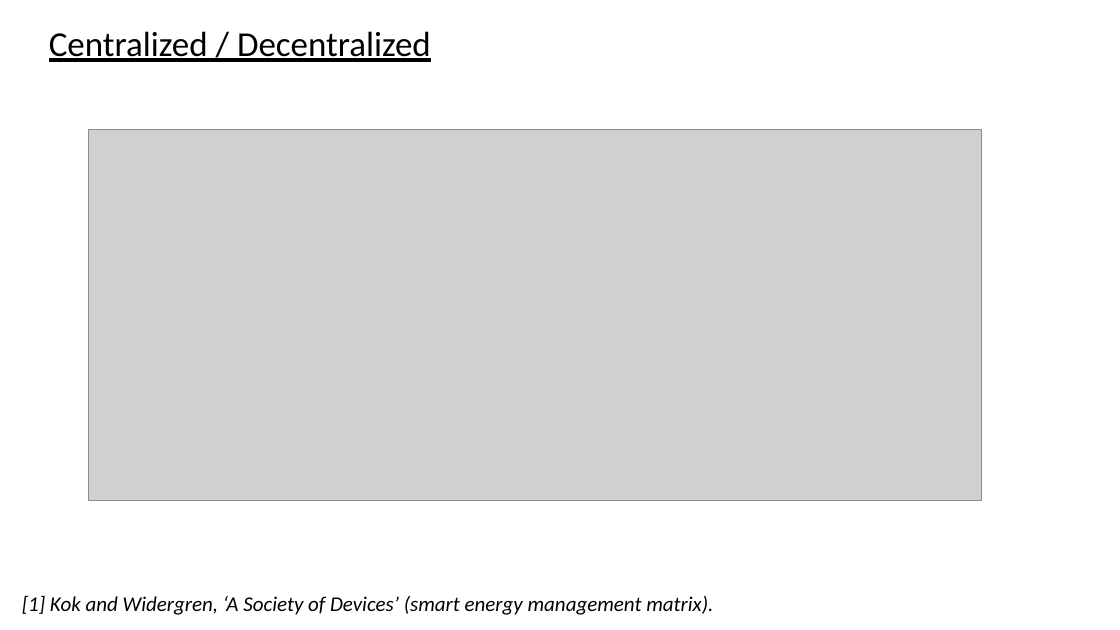
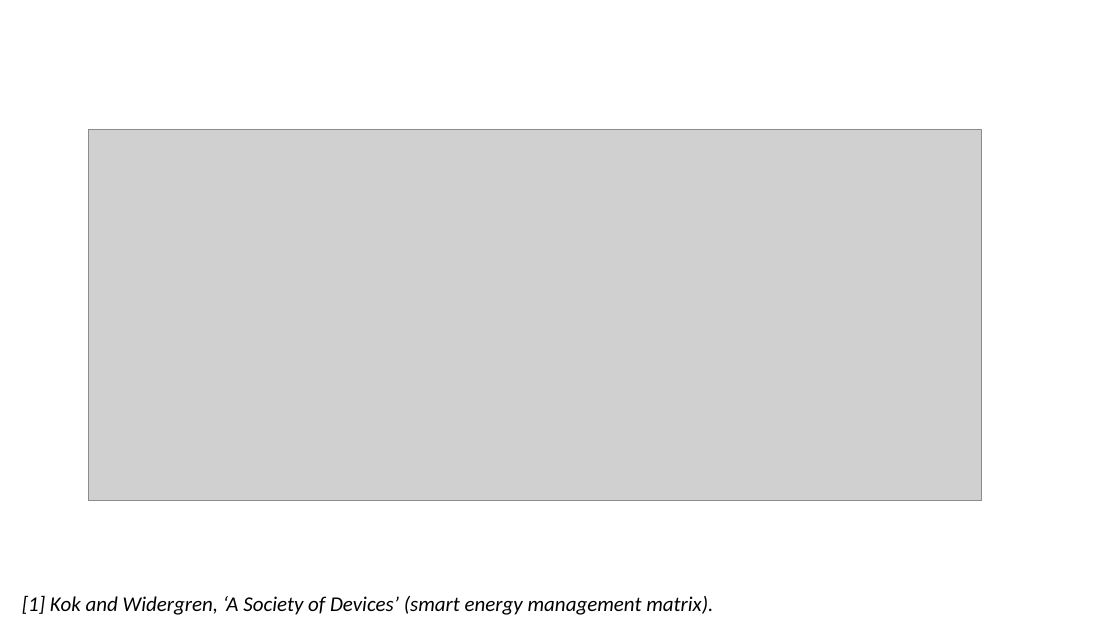
Before and after one commit to Jonathan56/supplementary_thesis, a slide deck: slide 25 of figures.pptx (slide 47 before the commit). Drawn at 1120x630 pixels with LibreOffice and Linux fonts; fonts in the diff are those of the drawing; grey boxes stand for pictures. Boxes give left, top, right and bottom in pixels: in the first picture for what was removed or moved away, otherwise in the second. Text is boxed around its words. In the diff, an @@ line names an element or a change of style, - is before the commit and + after.

```diff
--- a/figures.pptx
+++ b/figures.pptx
@@ text removed at bbox=[49, 31, 431, 62] @@
-Centralized / Decentralized
```
Also in this commit, not shown: 10 other slides changed, 3 slides added, 25 slides removed, 9 other files.
